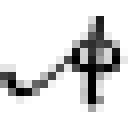
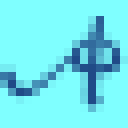
Revision of a layered 128x128 image; what changed, layer by layer:
painted on "𝀵" over [0,16,128,112]
painted on "Background" over [0,0,128,128]
